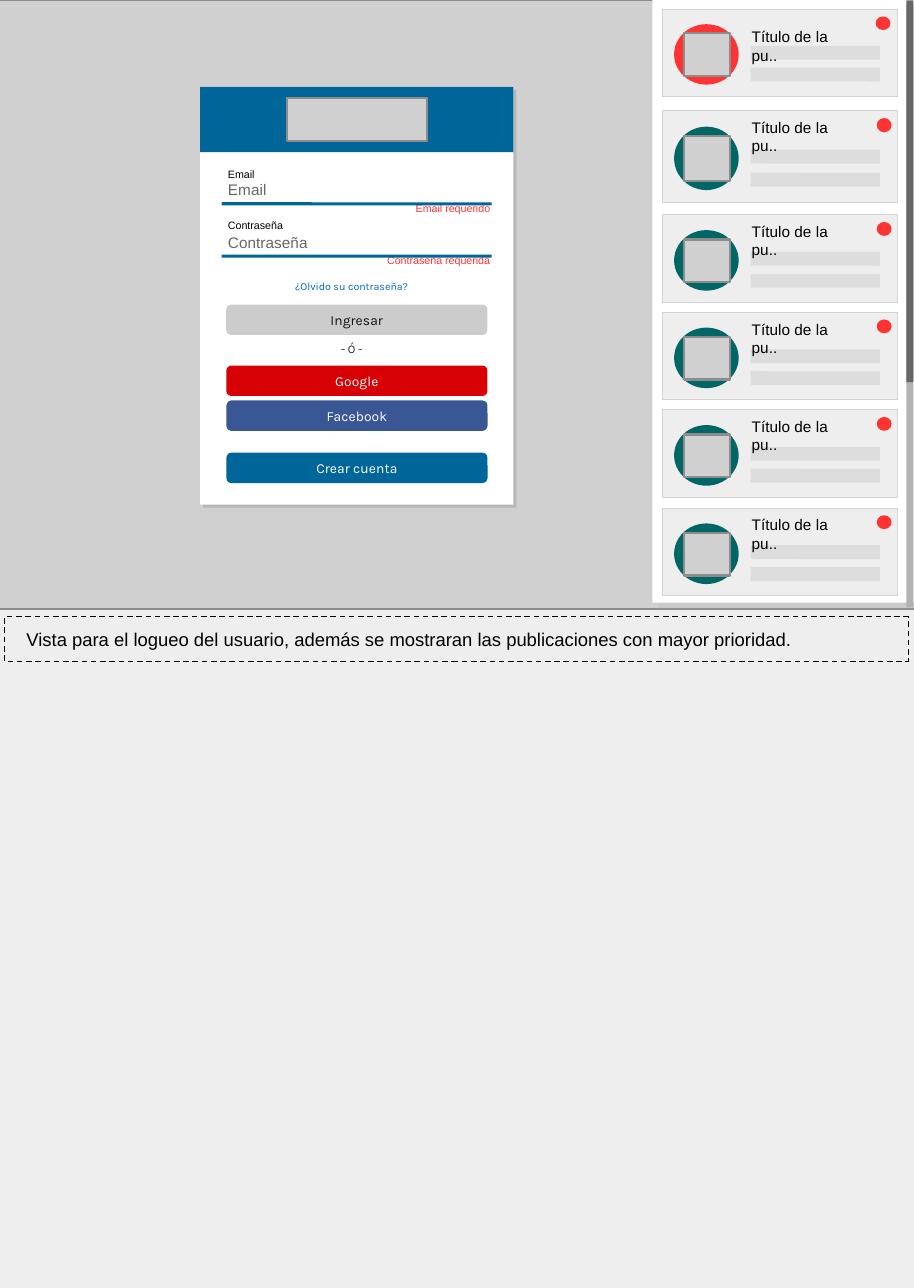
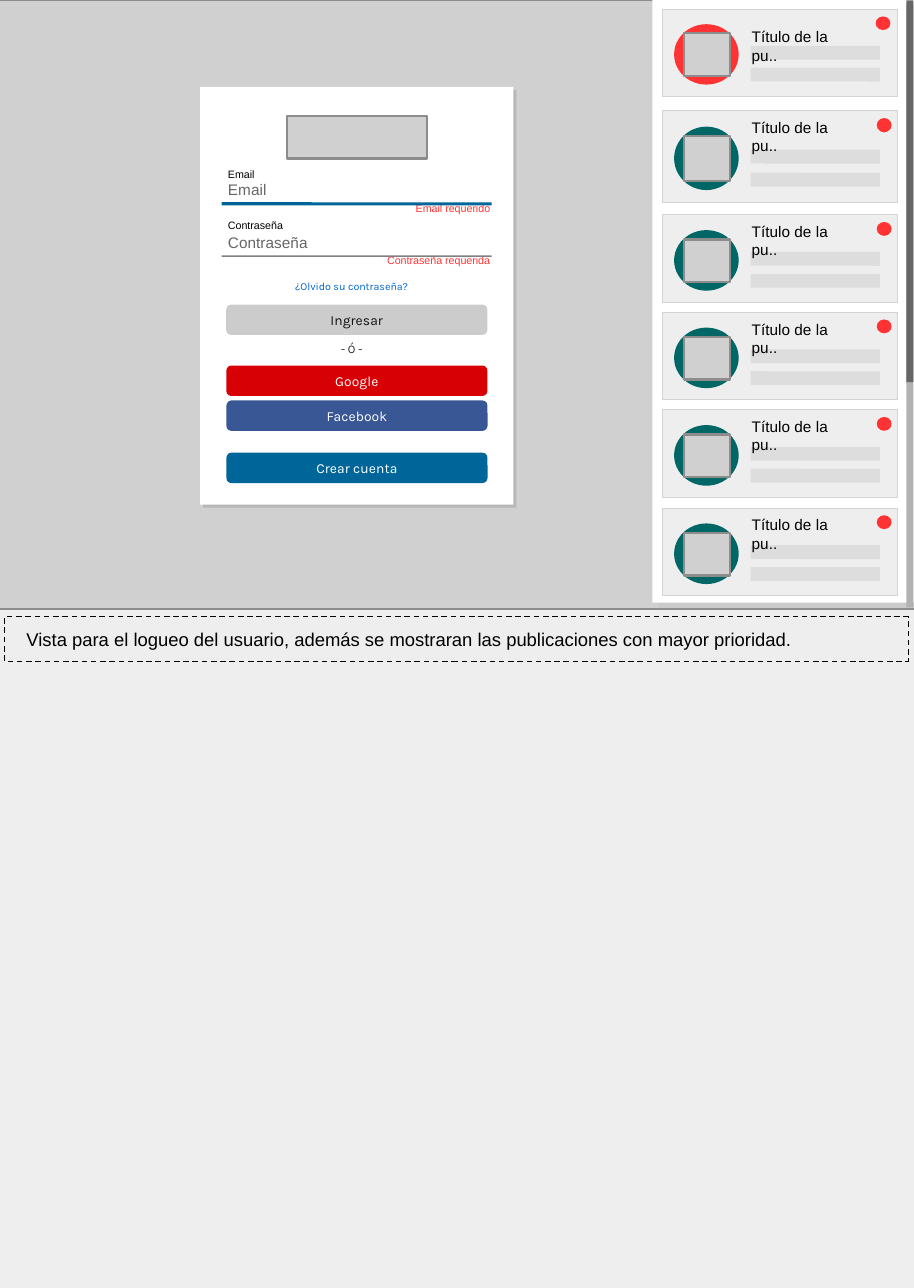
Before and after one commit to heric1812/eduais-proyecto-investigacion, a slide deck: slide 1 of mockups/auth/auth-login/auth-login.odp. Drawn at 914x1288 pixels with LibreOffice and Linux fonts; fonts in the diff are those of the drawing; grey boxes stand for pictures. Boxes give left, top, right and bottom in pixels: in the first picture for what was removed or moved away, otherwise in the second. Text is boxed around its words. In the diff, an @@ line names an element or a change of style, - is before the commit and + after.

```diff
--- a/mockups/auth/auth-login/auth-login.odp
+++ b/mockups/auth/auth-login/auth-login.odp
@@ rectangle removed at (x1=201, y1=86, x2=516, y2=153) @@
@@ picture moved from (x1=288, y1=97, x2=427, y2=139) to (x1=288, y1=115, x2=427, y2=157) @@
@@ line (221, 257) - (491, 257): stroke #006699 0.99 pt to #808080 0.51 pt @@
```
Also in this commit, not shown: 29 other files.
